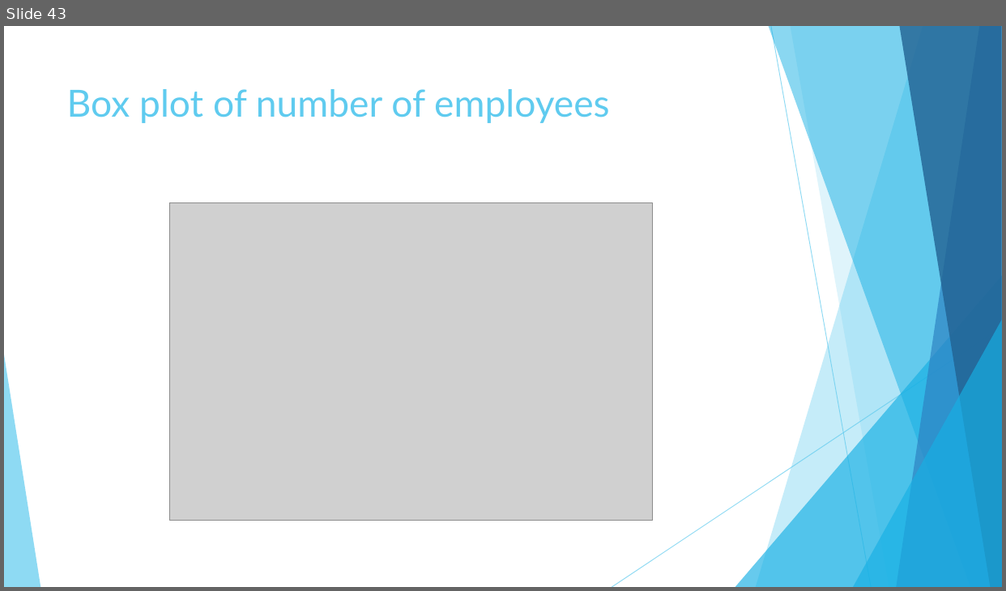
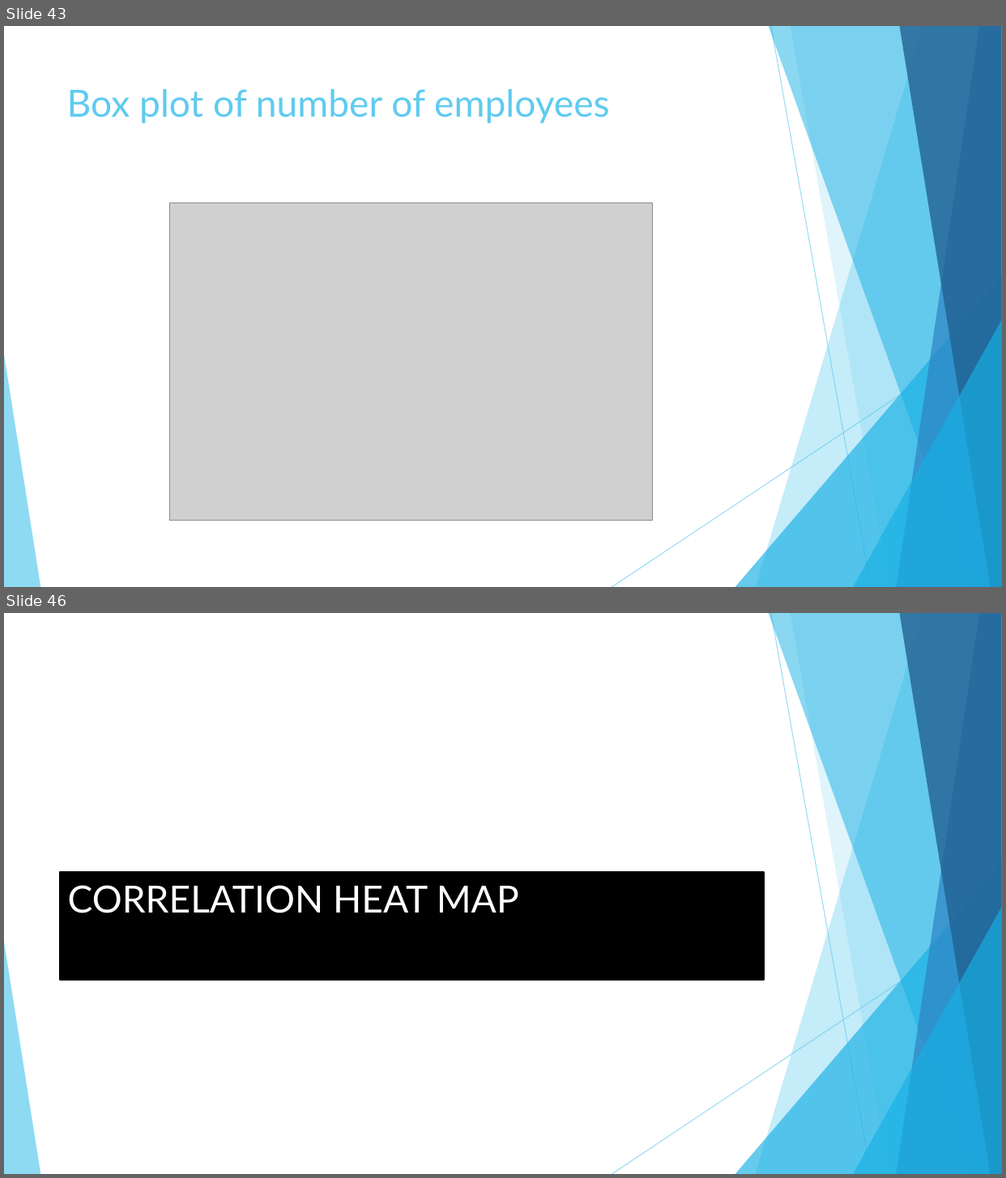
Before and after one commit to chogevic/dsc-dvp-project02, a slide deck: Data Visualization for Financial Statements.pptx. Shown one above the other, each under a label of ours: slide 43 before the commit, slides 43 and 46 after it; the slides between them are not shown. The pictures are 1006x591 and 1006x1178 pixels, drawn with LibreOffice and Linux fonts; fonts in the diff are those of the drawing; grey boxes stand for pictures. Boxes give left, top, right and bottom in pixels: in the first picture for what was removed or moved away, otherwise in the second. Text is boxed around its words. In the diff, an @@ line names an element or a change of style, - is before the commit and + after.

```diff
--- a/Data Visualization for Financial Statements.pptx
+++ b/Data Visualization for Financial Statements.pptx
@@ slide 46 added at (4,613,1002,1174), background #FFFFFF; not listed: 10 template elements that a slide beside it also shows @@
@@ title added at (60,872,764,980), fill #000000, outline #000000 1.5 pt, 36 pt, text #FFFFFF @@
+CORRELATION HEAT MAP
```
Also in this commit, not shown: 2 slides changed, 4 other slides added.
